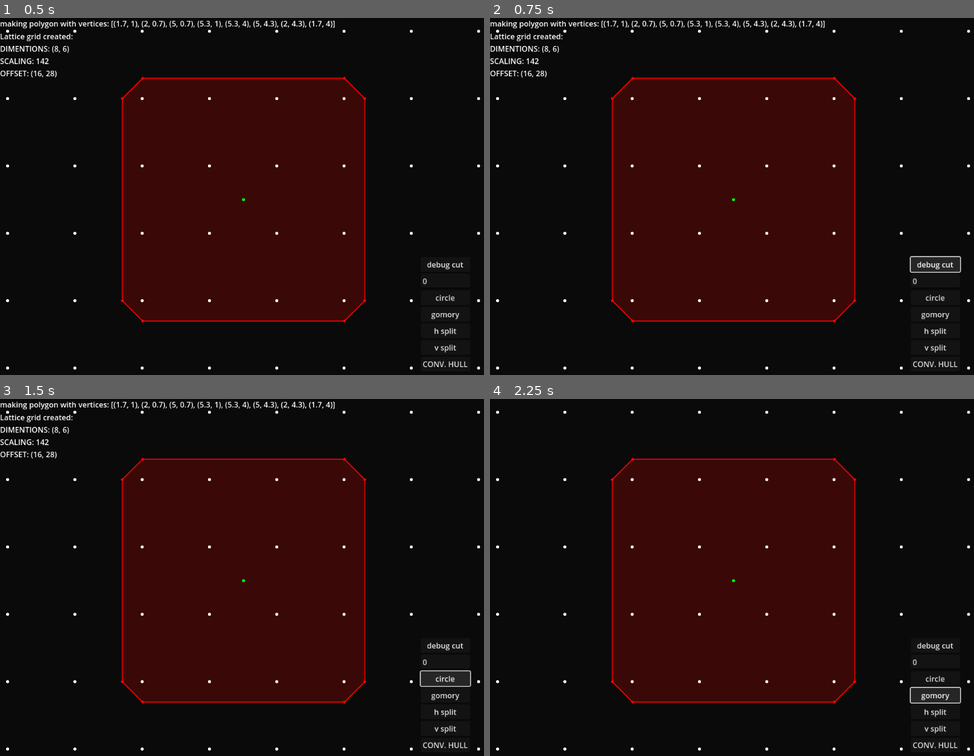
Above: before the commit, frames 1-4 (two rows, left to right).
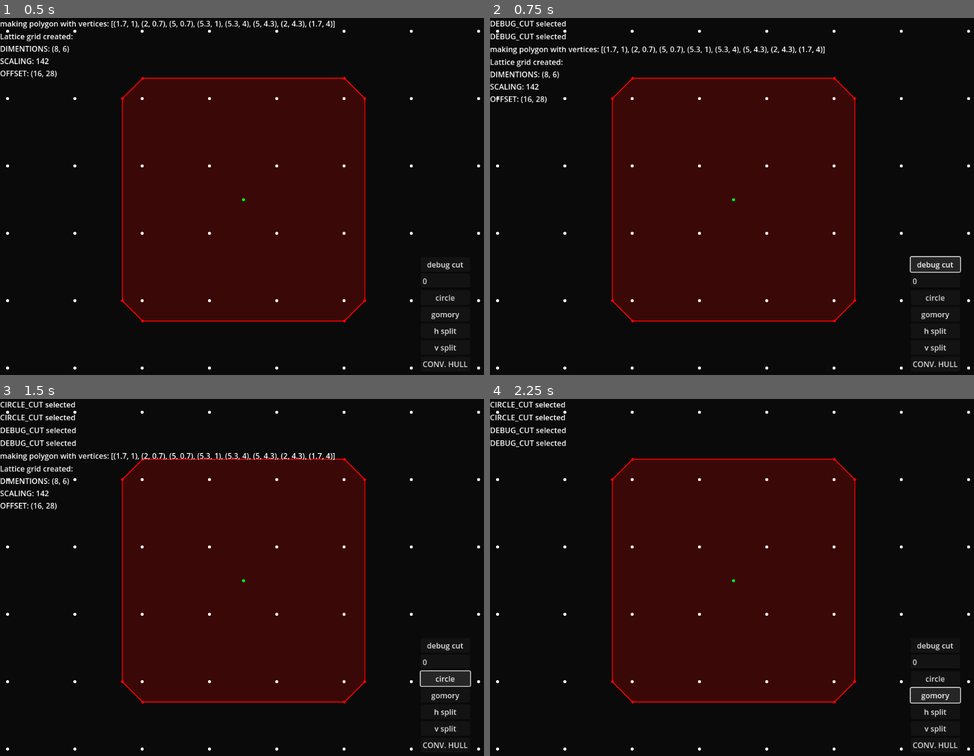
Above: after the commit, the same moments.

Repository: bigkwii/cutting-plane-game-2
Game: Godot game, scene res://scenes/testing/test.tscn
Same seed, same stepped clock (60 frames per second), same inputs: the game is played once before the commit and once after it. The project has no main scene, so this scene is started directly.
Inputs:
- Up to frame 1 (0.5 s): no input
- Up to frame 2 (0.75 s): click "debug cut" at 0.5 s
- Up to frame 3 (1.5 s): click "circle" at 1.25 s
- Up to frame 4 (2.25 s): click "gomory" at 2 s

Frame 1 is identical in both runs. In frame 2, 1.9% of the frame differs, in the area x 0-70%, y 0-24%; in frame 3, 2.2%, in the area x 0-70%, y 0-32%; in frame 4, 0.6%.

Commit message:
hoooo boy...

Diff:
--- /dev/null
+++ b/scenes/testing/cut_vfx.gd
@@ -0,0 +1,11 @@
+extends Node2D
+
+@onready var ANIM_PLAYER = $AnimationPlayer
+
+# Called when the node enters the scene tree for the first time.
+func _ready():
+	ANIM_PLAYER.play("RESET")
+
+# play the cut animation
+func play():
+	ANIM_PLAYER.play("cut")
--- /dev/null
+++ b/scenes/testing/cut_vfx.tscn
@@ -0,0 +1,107 @@
+[gd_scene load_steps=5 format=3 uid="uid://btapwk71vhkxa"]
+
+[ext_resource type="Script" path="res://scenes/testing/cut_vfx.gd" id="1_m7fnf"]
+
+[sub_resource type="Animation" id="Animation_gbqwp"]
+resource_name = "cut"
+length = 0.333337
+step = 0.0333333
+tracks/0/type = "value"
+tracks/0/imported = false
+tracks/0/enabled = true
+tracks/0/path = NodePath("after_image:width")
+tracks/0/interp = 2
+tracks/0/loop_wrap = true
+tracks/0/keys = {
+"times": PackedFloat32Array(0, 0.233333, 0.333333),
+"transitions": PackedFloat32Array(1, 1, 1),
+"update": 0,
+"values": [1.0, 9.55141, 20.0]
+}
+tracks/1/type = "value"
+tracks/1/imported = false
+tracks/1/enabled = true
+tracks/1/path = NodePath("after_image:default_color")
+tracks/1/interp = 2
+tracks/1/loop_wrap = true
+tracks/1/keys = {
+"times": PackedFloat32Array(0, 0.133333, 0.333333),
+"transitions": PackedFloat32Array(1, 1, 1),
+"update": 0,
+"values": [Color(1, 1, 1, 0.588235), Color(1, 1, 1, 0.588235), Color(1, 1, 1, 0)]
+}
+tracks/2/type = "value"
+tracks/2/imported = false
+tracks/2/enabled = true
+tracks/2/path = NodePath("solid:default_color")
+tracks/2/interp = 1
+tracks/2/loop_wrap = true
+tracks/2/keys = {
+"times": PackedFloat32Array(0, 0.2, 0.333333),
+"transitions": PackedFloat32Array(1, 1, 1),
+"update": 0,
+"values": [Color(1, 1, 1, 1), Color(1, 1, 1, 1), Color(1, 1, 1, 0)]
+}
+
+[sub_resource type="Animation" id="Animation_7r3be"]
+length = 0.001
+tracks/0/type = "value"
+tracks/0/imported = false
+tracks/0/enabled = true
+tracks/0/path = NodePath("after_image:width")
+tracks/0/interp = 1
+tracks/0/loop_wrap = true
+tracks/0/keys = {
+"times": PackedFloat32Array(0),
+"transitions": PackedFloat32Array(1),
+"update": 0,
+"values": [1.0]
+}
+tracks/1/type = "value"
+tracks/1/imported = false
+tracks/1/enabled = true
+tracks/1/path = NodePath("after_image:default_color")
+tracks/1/interp = 1
+tracks/1/loop_wrap = true
+tracks/1/keys = {
+"times": PackedFloat32Array(0),
+"transitions": PackedFloat32Array(1),
+"update": 0,
+"values": [Color(1, 1, 1, 0)]
+}
+tracks/2/type = "value"
+tracks/2/imported = false
+tracks/2/enabled = true
+tracks/2/path = NodePath("solid:default_color")
+tracks/2/interp = 1
+tracks/2/loop_wrap = true
+tracks/2/keys = {
+"times": PackedFloat32Array(0),
+"transitions": PackedFloat32Array(1),
+"update": 0,
+"values": [Color(1, 1, 1, 0)]
+}
+
+[sub_resource type="AnimationLibrary" id="AnimationLibrary_dtyw4"]
+_data = {
+"RESET": SubResource("Animation_7r3be"),
+"cut": SubResource("Animation_gbqwp")
+}
+
+[node name="cut_vfx" type="Node2D"]
+script = ExtResource("1_m7fnf")
+
+[node name="solid" type="Line2D" parent="."]
+points = PackedVector2Array(-2000, 0, 2000, 0)
+width = 1.0
+default_color = Color(1, 1, 1, 0)
+
+[node name="after_image" type="Line2D" parent="."]
+points = PackedVector2Array(-2000, 0, 2000, 0)
+width = 1.0
+default_color = Color(1, 1, 1, 0)
+
+[node name="AnimationPlayer" type="AnimationPlayer" parent="."]
+libraries = {
+"": SubResource("AnimationLibrary_dtyw4")
+}
--- a/scenes/testing/polygon.gd
+++ b/scenes/testing/polygon.gd
@@ -75,7 +75,6 @@
 	for vert in VERTS.get_children():
 		VERTS.remove_child(vert) # TODO: maybe make a function for this (?)
 		vert.queue_free()
-	DEBUG.log("VERT count: %s" % VERTS.get_child_count())
 	packed_vertices = new_vertices
 	for vert in packed_vertices:
 		_add_new_vertex(vert)
--- a/scenes/testing/test.gd
+++ b/scenes/testing/test.gd
@@ -10,6 +10,9 @@
 var CLICK_EPSILON = 0.01
 ## epsilon for geometric calculations
 var GEOMETRY_EPSILON = 0.00001
+# - cut mode stuff -
+enum CUT_MODES { DEBUG_CUT, CIRCLE_CUT, GOMORY_CUT, H_SPLIT_CUT, V_SPLIT_CUT }
+var cut_mode = CUT_MODES.DEBUG_CUT
 # - debug -
 var debug_cut_direction = Vector2(1, 0)
 
@@ -17,6 +20,7 @@
 @onready var LATTICE_GRID = $lattice_grid
 @onready var POLYGON = $polygon
 @onready var CAMERA = $Camera
+@onready var CUT_VFX = $vfx/cut_vfx
 # - hud elements -
 @onready var HUD = $CanvasLayer/HUD
 @onready var BUTTONS_CONTAINER = $CanvasLayer/HUD/buttons
@@ -41,12 +45,25 @@
 		POLYGON.CONVEX_INTEGER_HULL.visible = true
 	else:
 		POLYGON.CONVEX_INTEGER_HULL.visible = false
-	if DEBUG_CUT_BUTTON.is_pressed():
+	if DEBUG_CUT_BUTTON.is_pressed(): # TODO: don't do this like this, make it event-based
 		var degrees = float(DEBUG_CUT_INPUT.text)
 		if degrees != null:
-			debug_cut_direction = Vector2(cos(deg_to_rad(degrees)), sin(deg_to_rad(degrees)))
+			debug_cut_direction = Vector2(cos(deg_to_rad(degrees)), -sin(deg_to_rad(degrees)))
 		else:
 			DEBUG.log("Invalid angle: %s" % degrees)
+			DEBUG_CUT_INPUT.text = "0"
+			debug_cut_direction = Vector2(1, 0)
+		cut_mode = CUT_MODES.DEBUG_CUT
+		DEBUG.log("DEBUG_CUT selected")
+	if CIRCLE_CUT_BUTTON.is_pressed(): # BAD! don't do this like this
+		cut_mode = CUT_MODES.CIRCLE_CUT
+		DEBUG.log("CIRCLE_CUT selected")
+	if H_SPLIT_CUT_BUTTON.is_pressed(): # AGAIN, BAD!
+		cut_mode = CUT_MODES.H_SPLIT_CUT
+		DEBUG.log("H_SPLIT_CUT selected")
+	if V_SPLIT_CUT_BUTTON.is_pressed(): # AGAIN, BAD!
+		cut_mode = CUT_MODES.V_SPLIT_CUT
+		DEBUG.log("V_SPLIT_CUT selected")
 
 func _input(event):
 	# reload scene if reset input is pressed
@@ -55,14 +72,21 @@
 		get_tree().reload_current_scene()
 	# handle clicking with mouse 1
 	if event is InputEventMouseButton:
-		if event.button_index == MOUSE_BUTTON_LEFT and event.pressed:
+		if event.button_index == MOUSE_BUTTON_LEFT and not event.pressed: # not event.pressed = released
 			# if on the show hull button, do nothing
 			if BUTTONS_CONTAINER.get_global_rect().has_point(event.position): # !!! TODO !!!: this is hacky, i don't like it, figure out a cleaner way
 				return
 			var clicked_lattice_pos = snapped( (get_global_mouse_position() - DEFAULTS.OFFSET) / DEFAULTS.SCALING , Vector2(CLICK_EPSILON, CLICK_EPSILON) )
 			DEBUG.log( "Clicked @ lattice pos: " + str( clicked_lattice_pos ) )
-			# split the polygon at the given position and at a hard-coded direction
-			cut_polygon(Vector2(clicked_lattice_pos.x, clicked_lattice_pos.y), debug_cut_direction)
+			if cut_mode == CUT_MODES.DEBUG_CUT:
+				# split the polygon at the given position and at a hard-coded direction
+				cut_polygon(Vector2(clicked_lattice_pos.x, clicked_lattice_pos.y), debug_cut_direction)
+			elif cut_mode == CUT_MODES.CIRCLE_CUT:
+				circle_cut(clicked_lattice_pos)
+			elif cut_mode == CUT_MODES.H_SPLIT_CUT:
+				h_split_cut(clicked_lattice_pos)
+			elif cut_mode == CUT_MODES.V_SPLIT_CUT:
+				v_split_cut(clicked_lattice_pos)
 
 ## determines if a given point is on a segment
 ## [br][br]
@@ -97,20 +121,32 @@
 ## Determines if a given point is "above" a given line segment. Really just used to determine which half of a polygon the centroid is in.
 ## [br][br]
 ## point: Vector2 the point to check
-## line_start, line_end: start and end points of the line segment
+## line_point, line_dir: point and direction of the line
 func is_point_above_line(point: Vector2, line_point: Vector2, line_dir: Vector2) -> bool:
 	return (line_dir.x) * (point.y - line_point.y) > (line_dir.y) * (point.x - line_point.x)
 
+## Calculates the area of a polygon represented by a PackedVector2Array
+## [br][br]
+## polygon: PackedVector2Array the polygon to calculate the area of
+func polygon_area(polygon: PackedVector2Array) -> float:
+	var area = 0.0
+	for i in range(polygon.size()):
+		var current_point = polygon[i]
+		var next_point = polygon[(i + 1) % polygon.size()]
+		area += current_point.x * next_point.y - next_point.x * current_point.y
+	return area / 2
+
 ## splits a polygon in two halves given a line
 ## [br][br]
 ## polygon: PackedVector2Array the polygon to be split
-## line_start, line_end: start and end points of the line
+## line_point, line_dir: point and direction of the line
 ## [br][br]
 ## !!!!!!!!!!!!!!!!!!!!!!!!!!!!!!!!!!!!!!!!!!!!!!!!!!!!!!!!!!!!!!!!!!!!!!!!!!!!!!!!!!!!!!!!!!!!
 ## !!! TODO: this function is kinda ugly and probably does a bunch of unnecesaary stuff.    !!!
 ## !!! Plus: it should be in the polygon.gd script. Same goes for the cut_polygon function. !!!
+## !!! Also, confusing names (split and cut? sounds like the same thing)                    !!!
 ## !!!!!!!!!!!!!!!!!!!!!!!!!!!!!!!!!!!!!!!!!!!!!!!!!!!!!!!!!!!!!!!!!!!!!!!!!!!!!!!!!!!!!!!!!!!!
-func split_polygon(polygon: PackedVector2Array, line_point: Vector2, line_dir: Vector2) -> Array:
+func split_polygon(polygon: PackedVector2Array, line_point: Vector2, line_dir: Vector2) -> Array[PackedVector2Array]:
 	var new_poly_1 = PackedVector2Array()
 	var new_poly_2 = PackedVector2Array()
 	var intersection_points = []
@@ -120,9 +156,10 @@
 		var intersection = line_intersects_segment(line_point, line_dir, start_point, end_point)
 		if intersection:
 			intersection_points.append(intersection)
-	if intersection_points.size() == 0 or intersection_points.size() % 2 != 0: # TODO: not sure about the 2nd condition
+	if intersection_points.size() < 2: # TODO: does this make sense? idk, think about it harder some other time.
 		DEBUG.log("split_polygon: Invalid number of intersection points: %s" % intersection_points.size())
 		return []
+	DEBUG.log("split_polygon: Found %s intersection points: %s" % [intersection_points.size(), intersection_points])
 	var is_upper = is_point_above_line(polygon[0], line_point, line_dir)
 	var added_intersection_1 = false
 	var added_intersection_2 = false
@@ -144,26 +181,81 @@
 				new_poly_2.append(intersection)
 				added_intersection_2 = true
 			is_upper = not is_upper
+	# area check. if any of the new polygons has an area of 0, it's invalid
+	if polygon_area(new_poly_1) < GEOMETRY_EPSILON or polygon_area(new_poly_2) < GEOMETRY_EPSILON:
+		DEBUG.log("split_polygon: 0-area polygon detected, invalidated.")
+		return []
 	return [new_poly_1, new_poly_2]
 
 ## cuts the polygon, given a line, and keeps the half that contains the centroid of the original.
 ## [br][br]
-## line_start, line_end: start and end points of the line
-func cut_polygon(line_start: Vector2, line_end: Vector2) -> void:
+## line_point, line_dir: point and direction of the line
+func cut_polygon(line_point: Vector2, line_dir: Vector2) -> void:
 	var centroid: Vector2 = POLYGON.CENTROID.lattice_position
 	var polygon_verts = POLYGON.packed_vertices
-	var new_polygons = split_polygon(polygon_verts, line_start, line_end)
+	var new_polygons = split_polygon(polygon_verts, line_point, line_dir)
 	if new_polygons.size() == 0:
 		DEBUG.log("cut_polygon: No new polygons found.")
 		return
+	# move cut_vfx to this position, rotate it to match this direction and hit play
+	CUT_VFX.global_position = line_point * DEFAULTS.SCALING + DEFAULTS.OFFSET
+	CUT_VFX.rotation = line_dir.angle()
+	CUT_VFX.play()
 	if Geometry2D.is_point_in_polygon(centroid, new_polygons[0]):
 		POLYGON.rebuild_polygon(new_polygons[0])
 	else:
 		POLYGON.rebuild_polygon(new_polygons[1])
 
-
-## extends 2 horizontal lines upwards and downwards until one of the lines clashes with the lattice points.
-## once it does, if one of the lines intersects the polygon, it performs a cut.
+## returns true if a cut made with this line WOULD cut the polygon
+## [br][br]
+## line_point, line_dir: point and direction of the line
+func would_cut_polygon(line_point: Vector2, line_dir: Vector2) -> bool:
+	var polygon_verts = POLYGON.packed_vertices
+	var new_polygons = split_polygon(polygon_verts, line_point, line_dir)
+	if new_polygons.size() == 0:
+		return false
+	return true
+
+## returns all the intersection points of a line with a polygon
+## [br][br]
+## polygon: PackedVector2Array the polygon to check
+## line_point, line_dir: point and direction of the line
+func line_intersects_polygon(polygon: PackedVector2Array, line_point: Vector2, line_dir: Vector2):
+	var intersection_points = []
+	for i in range(polygon.size()):
+		var start_point = polygon[i]
+		var end_point = polygon[(i + 1) % polygon.size()]
+		var intersection = line_intersects_segment(line_point, line_dir, start_point, end_point)
+		if intersection:
+			intersection_points.append(intersection)
+	return intersection_points
+
+## returns all the intersection points of a circle with a polygon
+## [br][br]
+## polygon: PackedVector2Array the polygon to check
+## circle_center: center of the circle
+## circle_radius: radius of the circle
+func circle_intersects_polygon(polygon: PackedVector2Array, circle_center: Vector2, circle_radius: float):
+	var intersection_points = []
+	for i in range(polygon.size()):
+		var start_point = polygon[i]
+		var end_point = polygon[(i + 1) % polygon.size()]
+		var intersection = Geometry2D.segment_intersects_circle(start_point, end_point, circle_center, circle_radius)
+		if intersection:
+			intersection_points.append(intersection)
+	return intersection_points
+
+## the circle cut. makes the biggest circle that fits inside the lattice square where the click happened, and if that circle intersects the polygon in 2 points, cuts it.
+## [br][br]
+## clicked_lattice_pos: Vector2 the lattice position where the click happened
+func circle_cut(clicked_lattice_pos: Vector2) -> void:
+	DEBUG.log("Circle cut not implemented yet.")
+
 func h_split_cut(clicked_lattice_pos: Vector2) -> void:
-	# todo
-	pass
+	DEBUG.log("H split cut not implemented yet.")
+
+func v_split_cut(clicked_lattice_pos: Vector2) -> void:
+	DEBUG.log("V split cut not implemented yet.")
+
+func gomory_cut(clicked_lattice_pos: Vector2) -> void:
+	DEBUG.log("Gomory cut not implemented yet.")
--- a/scenes/testing/test.tscn
+++ b/scenes/testing/test.tscn
@@ -1,9 +1,10 @@
-[gd_scene load_steps=5 format=3 uid="uid://clrnwpok4we7c"]
+[gd_scene load_steps=6 format=3 uid="uid://clrnwpok4we7c"]
 
 [ext_resource type="Script" path="res://scenes/testing/test.gd" id="1_ue41n"]
 [ext_resource type="PackedScene" uid="uid://dgb3ubanl7ucn" path="res://scenes/testing/lattice_grid.tscn" id="2_jog8d"]
 [ext_resource type="PackedScene" uid="uid://dnibem6i2pwss" path="res://scenes/testing/polygon.tscn" id="3_dbcd7"]
 [ext_resource type="PackedScene" uid="uid://lotaw6d6q6u5" path="res://scenes/testing/camera.tscn" id="4_ig2q3"]
+[ext_resource type="PackedScene" uid="uid://btapwk71vhkxa" path="res://scenes/testing/cut_vfx.tscn" id="5_8tprl"]
 
 [node name="test" type="Node2D"]
 script = ExtResource("1_ue41n")
@@ -64,3 +65,7 @@
 action_mode = 0
 keep_pressed_outside = true
 text = "CONV. HULL"
+
+[node name="vfx" type="Node2D" parent="."]
+
+[node name="cut_vfx" parent="vfx" instance=ExtResource("5_8tprl")]
Not shown, changed: NOTES.md
